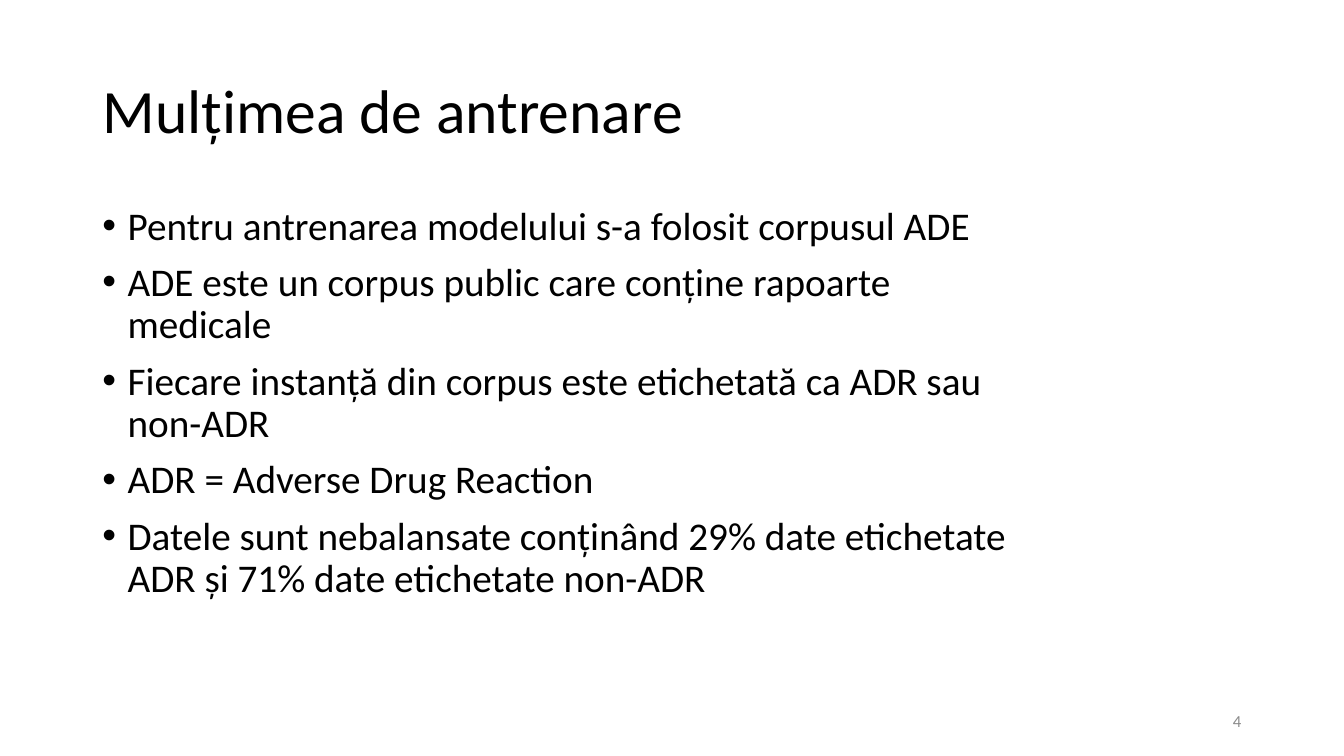
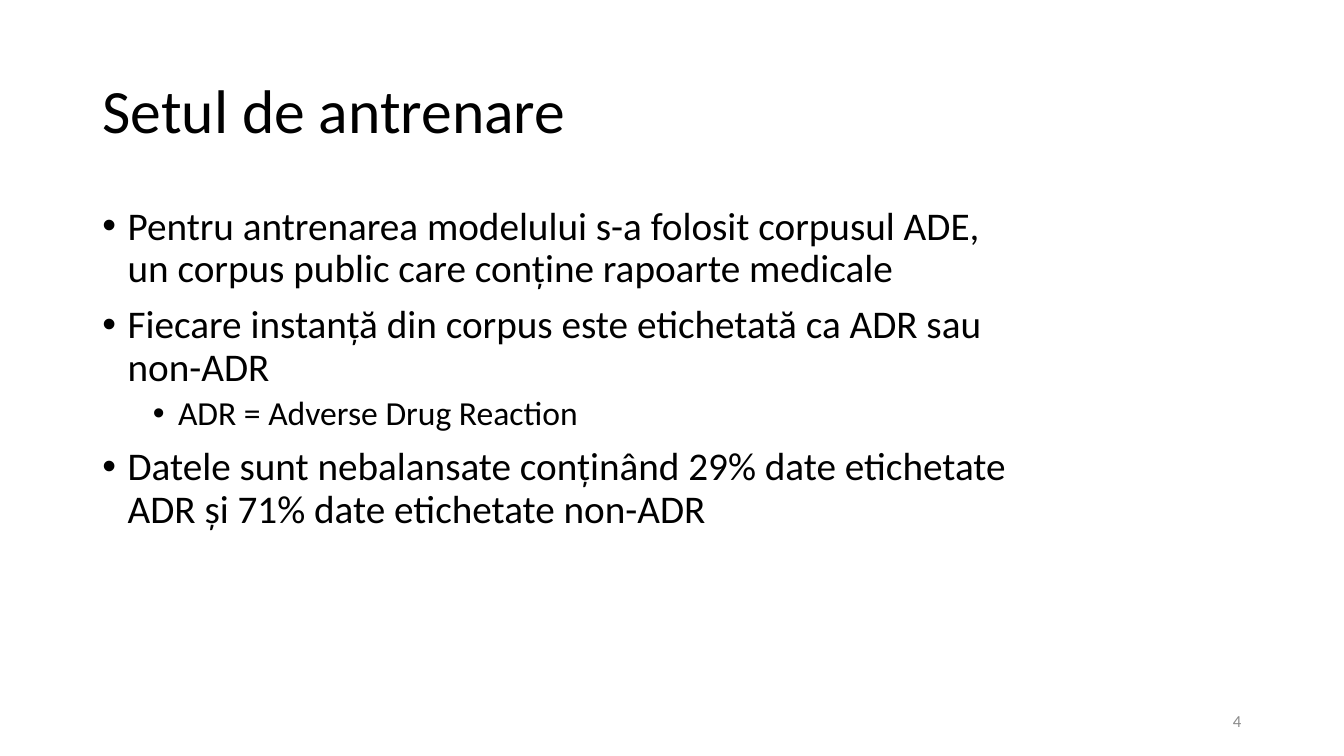
Before and after one commit to MariusParasca/Licenta-FII, a slide deck: slide 4 of Prezentare licenta.pptx. Drawn at 1344x756 pixels with LibreOffice and Linux fonts; fonts in the diff are those of the drawing. Boxes give left, top, right and bottom in pixels: in the first picture for what was removed or moved away, otherwise in the second. Text is boxed around its words. In the diff, an @@ line names an element or a change of style, - is before the commit and + after.

```diff
--- a/Prezentare licenta.pptx
+++ b/Prezentare licenta.pptx
@@ title at bbox=[102, 90, 565, 134]: text changed @@
-Mulțimea de antrenare
+Setul de antrenare
@@ text at bbox=[128, 212, 980, 290]: text changed @@
-• Pentru antrenarea modelului s-a folosit corpusul ADE
-• ADE este un corpus public care conține rapoarte medicale
+• Pentru antrenarea modelului s-a folosit corpusul ADE, un corpus public care conține rapoarte medicale
@@ text at bbox=[178, 401, 578, 431]: size 28 to 24 pt in "ADR = Adverse Drug Reaction"; list level 1 to 2 in "ADR = Adverse Drug Reaction" @@
```
Also in this commit, not shown: 10 other slides changed, 7 slides added, 1 other file.
